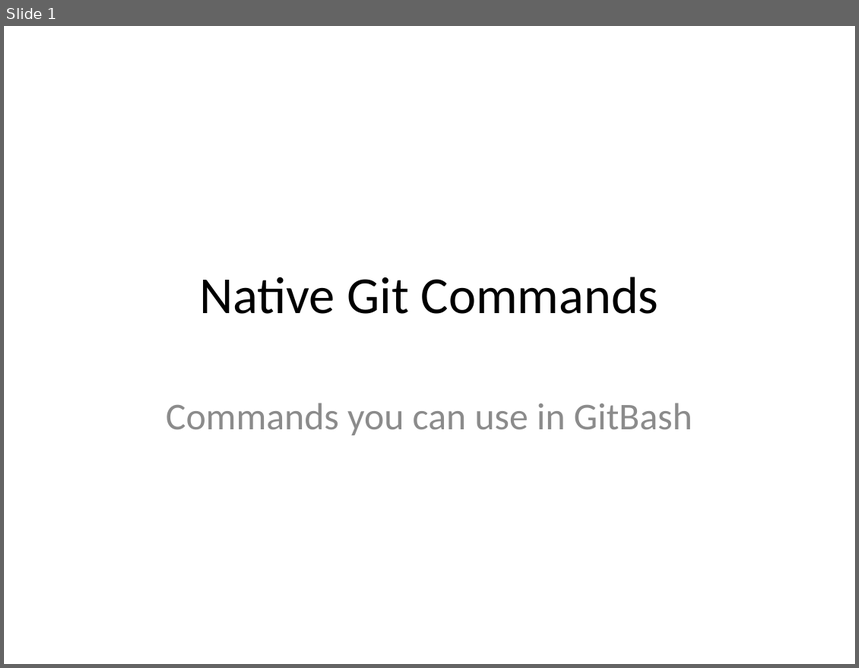
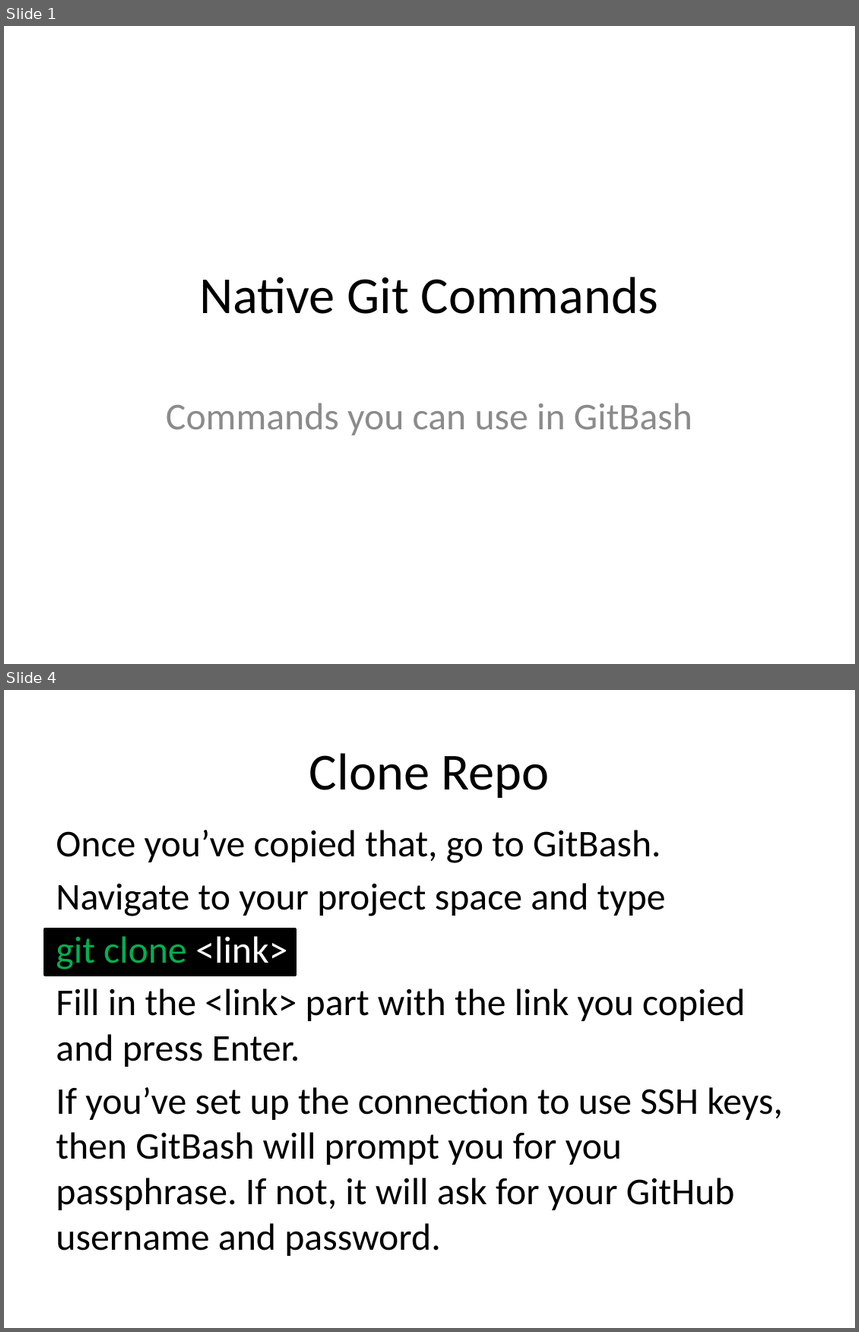
Before and after one commit to JaceTan/programming-notes, a slide deck: Native Git Commands.pptx. Shown one above the other, each under a label of ours: slide 1 before the commit, slides 1 and 4 after it; the slides between them are not shown. The pictures are 859x668 and 859x1332 pixels, drawn with LibreOffice and Linux fonts; fonts in the diff are those of the drawing. Boxes give left, top, right and bottom in pixels: in the first picture for what was removed or moved away, otherwise in the second. Text is boxed around its words. In the diff, an @@ line names an element or a change of style, - is before the commit and + after.

Commit message:
changed the titles within the ppt files

```diff
--- a/Native Git Commands.pptx
+++ b/Native Git Commands.pptx
@@ slide 4 added at <box>4,690,855,1328</box>, background #FFFFFF @@
@@ title added at <box>310,753,550,798</box>, 44 pt, text #000000 @@
+Clone Repo
@@ text added at <box>56,830,783,1256</box>, 32 pt, text #000000 @@
+Once you’ve copied that, go to GitBash.
+Navigate to your project space and type
+git clone <link>
+Fill in the <link> part with the link you copied and press Enter.
+If you’ve set up the connection to use SSH keys, then GitBash will prompt you for you passphrase. If not, it will ask for your GitHub username and password.
@@ rectangle added at <box>45,929,296,976</box>, fill #000000, outline #000000 2 pt @@
```
Also in this commit, not shown: 1 slide changed, 12 other slides added, 4 slides removed, 4 other files.
